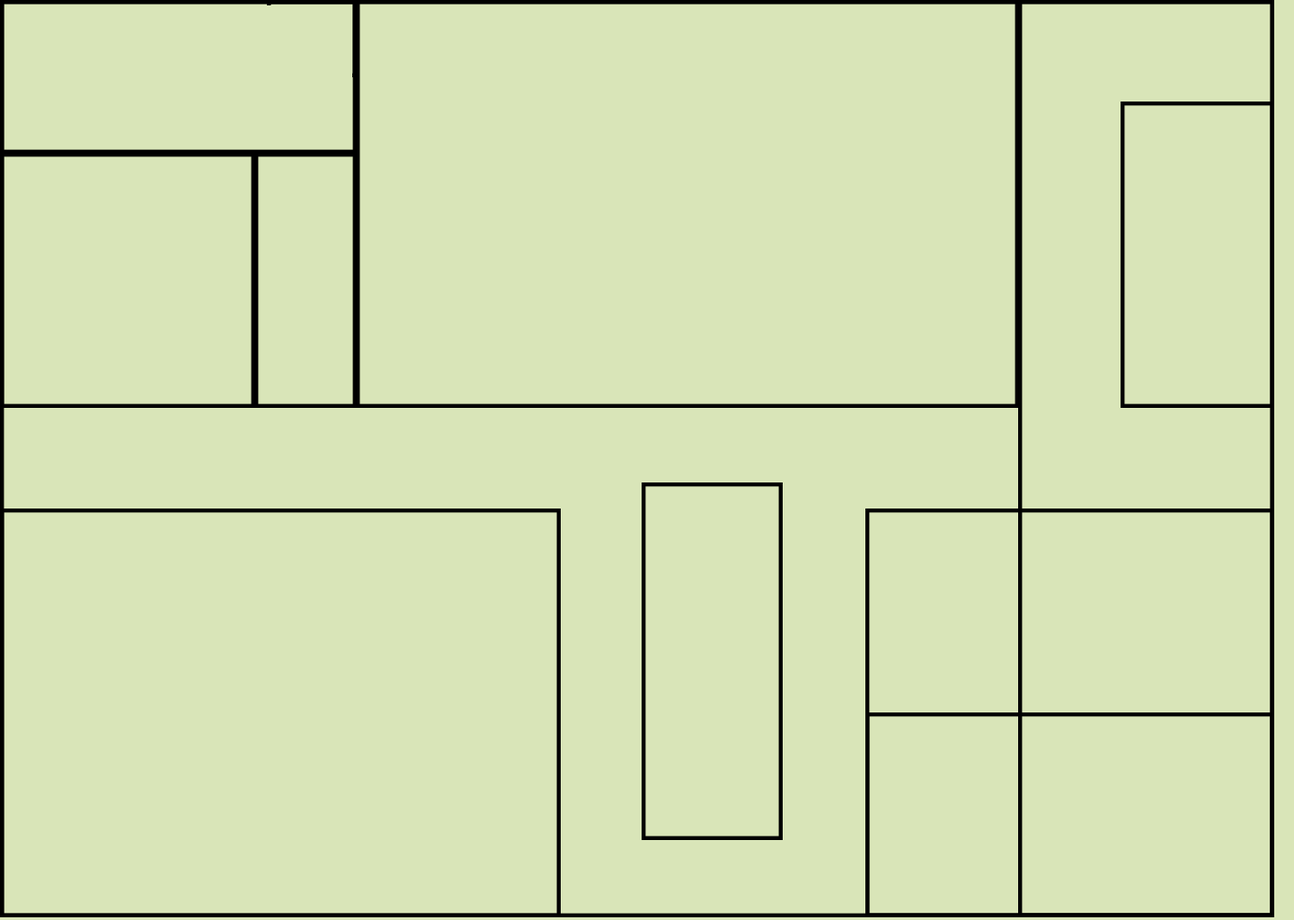
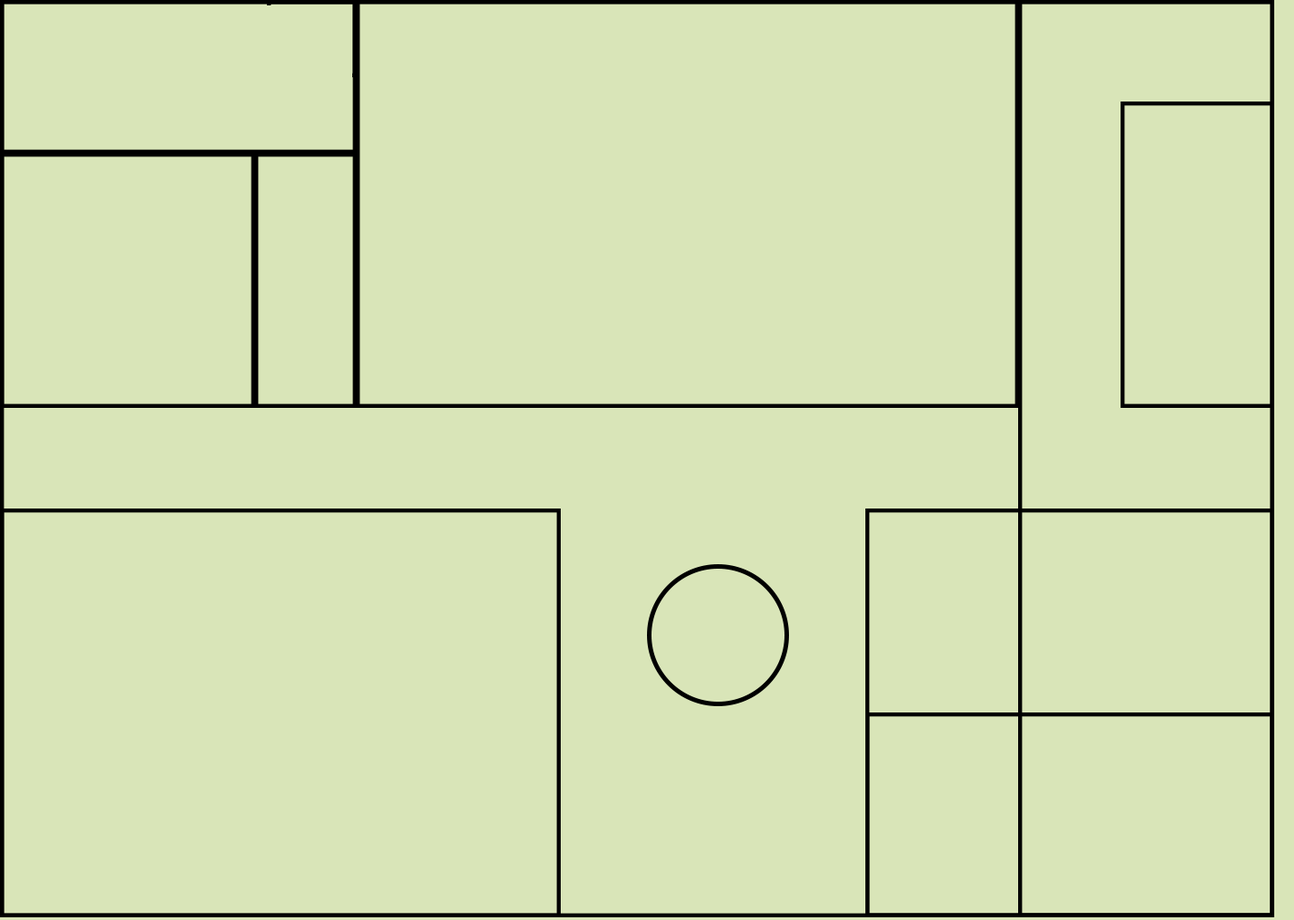
Before/after of a 1294px x 920px layered artwork. What changed in the layer stack:
added layer "Ellipse 1" above "Layer 2" over box(647, 564, 790, 707)
painted on "Layer 2" over box(641, 482, 790, 841)
